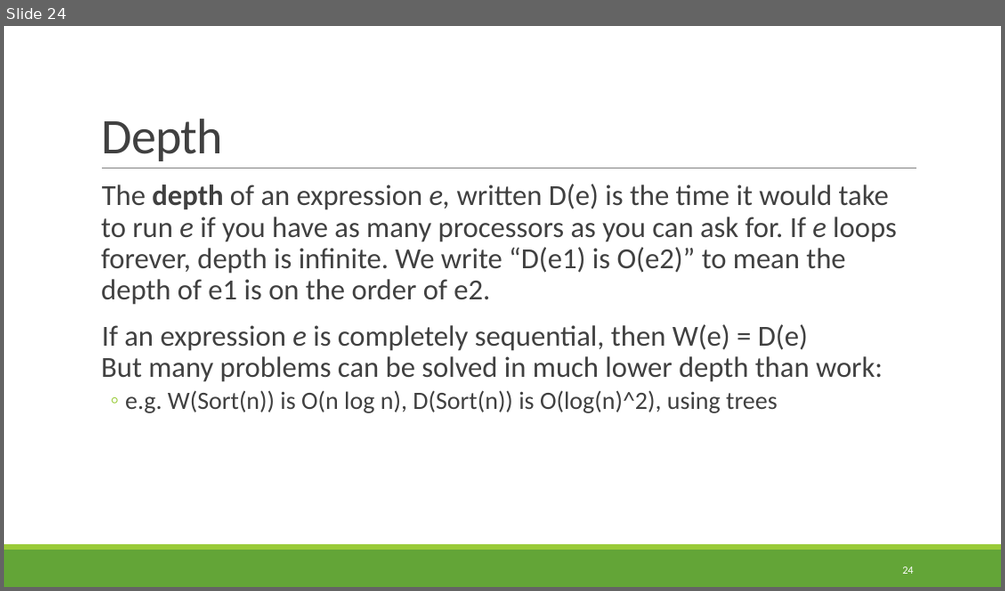
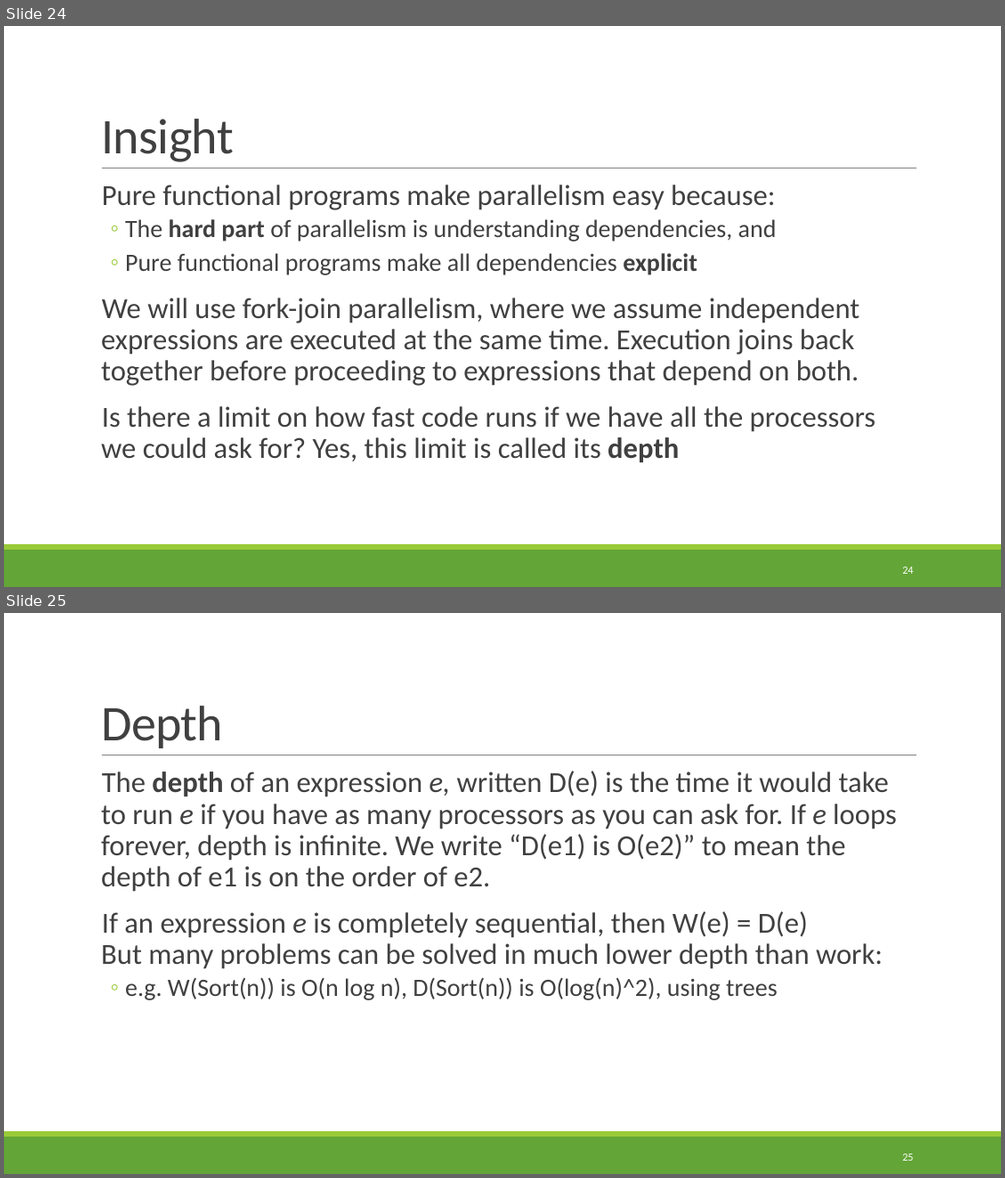
Before and after one commit to rbohrer/pl-course, a slide deck: LectureSlides/99ParallelFunctional.pptx. Shown one above the other, each under a label of ours: slide 24 before the commit, slides 24 and 25 after it. The pictures are 1005x591 and 1005x1178 pixels, drawn with LibreOffice and Linux fonts; fonts in the diff are those of the drawing. Boxes give left, top, right and bottom in pixels: in the first picture for what was removed or moved away, otherwise in the second. Text is boxed around its words. In the diff, an @@ line names an element or a change of style, - is before the commit and + after.

```diff
--- a/LectureSlides/99ParallelFunctional.pptx
+++ b/LectureSlides/99ParallelFunctional.pptx
@@ slide 24 added at (4, 26, 1001, 587), background #FFFFFF; not listed: 3 template elements that a slide beside it also shows @@
@@ title added at (101, 119, 234, 162), 48 pt, text #404040 @@
+Insight
@@ text added at (101, 184, 876, 462), 28 pt, text #404040 @@
+  Pure functional programs make parallelism easy because:
+  ◦ The hard part of parallelism is understanding dependencies, and
+  ◦ Pure functional programs make all dependencies explicit
+  We will use fork-join parallelism, where we assume independent expressions are executed at the same time. Execution joins back together before proceeding to expressions that depend on both.
+  Is there a limit on how fast code runs if we have all the processors we could ask for? Yes, this limit is called its depth
@@ page number added at (902, 566, 913, 573), 10.5 pt, text #FFFFFF @@
+24
@@ what was slide 24 is now slide 25 @@
@@ page number at (902, 1153, 913, 1160): text changed @@
-24
+25
```
Also in this commit, not shown: 2 slides changed, 5 other slides added, 4 slides removed.
